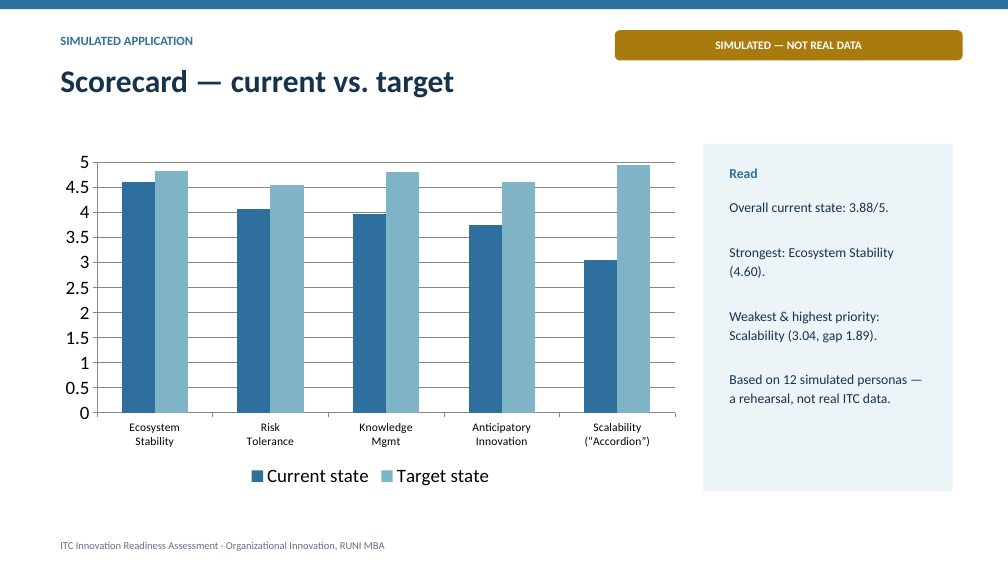
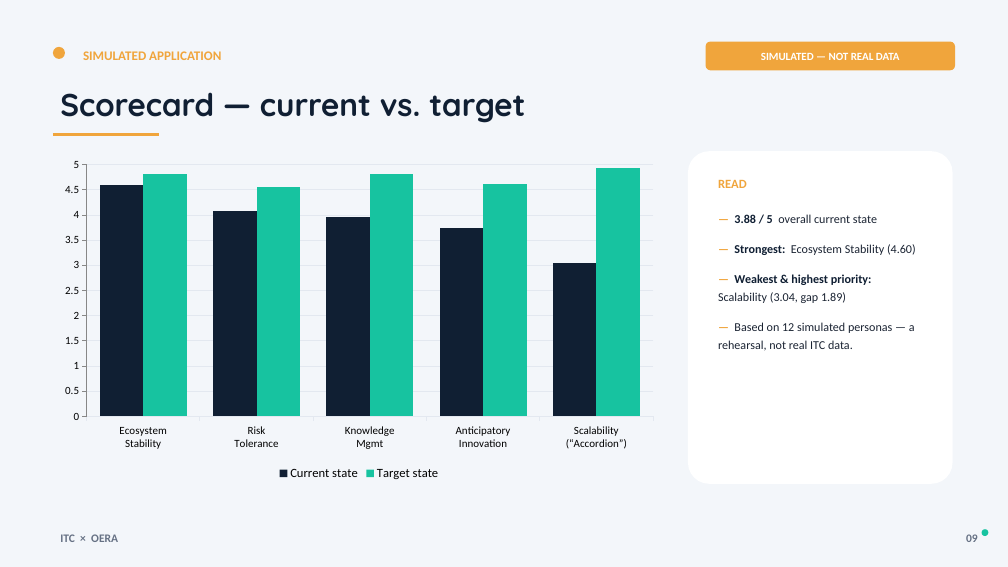
Before and after one commit to stglustein-maker/itc-innovation-assessment, a slide deck: slide 12 of ITC_Innovation_Readiness_Assessment.pptx (slide 9 before the commit). Drawn at 1008x567 pixels with LibreOffice and Linux fonts; fonts in the diff are those of the drawing. Boxes give left, top, right and bottom in pixels: in the first picture for what was removed or moved away, otherwise in the second. Text is boxed around its words. In the diff, an @@ line names an element or a change of style, - is before the commit and + after.

```diff
--- a/ITC_Innovation_Readiness_Assessment.pptx
+++ b/ITC_Innovation_Readiness_Assessment.pptx
@@ background #FFFFFF to #F3F6FA @@
@@ rectangle removed at (0,0,1008,9) @@
@@ ellipse added at (53,47,65,59), fill #F0A53C @@
@@ text "SIMULATED APPLICATION": place and size @@
-text "SIMULATED APPLICATION" at (60,36,193,45)
+text "SIMULATED APPLICATION" at (83,51,221,60)
@@ text "SIMULATED APPLICATION" at (83,51,221,60): size 12 to 12.5 pt, text colour #2F6F9E to #F0A53C @@
@@ rounded rectangle "SIMULATED — NOT REAL DATA": place and size @@
-rounded rectangle "SIMULATED — NOT REAL DATA" at (615,30,963,60)
+rounded rectangle "SIMULATED — NOT REAL DATA" at (706,42,955,70)
@@ rounded rectangle "SIMULATED — NOT REAL DATA" at (706,42,955,70): size 11 to 10.5 pt; fill #A97A0E to #F0A53C @@
@@ text "Scorecard — current vs. target": place and size @@
-text "Scorecard — current vs. target" at (60,70,454,98)
+text "Scorecard — current vs. target" at (60,92,525,123)
@@ text "Scorecard — current vs. target" at (60,92,525,123): font Calibri to Quicksand, text colour #17324D to #101F33 @@
@@ line added from (53, 135) to (159, 135), #F0A53C 2.5 pt @@
@@ rectangle removed at (703,144,953,492) @@
@@ column chart at (53,151,665,484) @@
@@ colour of Current state #2F6F9E to #101F33 @@
@@ colour of Target state #7FB4C7 to #17C3A0 @@
@@ legend changed @@
@@ category axis changed @@
@@ value axis changed @@
@@ bar spacing changed @@
@@ column chart: place and size @@
-column chart at (53,144,688,492)
+column chart at (53,151,665,484)
@@ rounded rectangle added at (688,151,953,484), fill #FFFFFF @@
@@ text at (718,180,747,188): text changed; size 13 to 12 pt; text colour #2F6F9E to #F0A53C @@
-Read
+READ
@@ text at (718,214,916,351): text changed; size 13 to 11.5 pt; text colour #17324D to #1B2433 @@
-Overall current state: 3.88/5.
-Strongest: Ecosystem Stability (4.60).
-Weakest & highest priority: Scalability (3.04, gap 1.89).
-Based on 12 simulated personas — a rehearsal, not real ITC data.
+— 3.88 / 5 overall current state
+— Strongest: Ecosystem Stability (4.60)
+— Weakest & highest priority: Scalability (3.04, gap 1.89)
+— Based on 12 simulated personas — a rehearsal, not real ITC data.
@@ text added at (60,534,118,542), 11 pt, text #667184, bold @@
+ITC × OERA
@@ text added at (966,534,978,542), 11 pt, text #667184, bold @@
+09
@@ ellipse added at (982,529,988,536), fill #17C3A0 @@
@@ text removed at (60,542,385,551) @@
-ITC Innovation Readiness Assessment · Organizational Innovation, RUNI MBA
```
Also in this commit, not shown: 12 other slides changed, 5 slides added, 2 slides removed.
